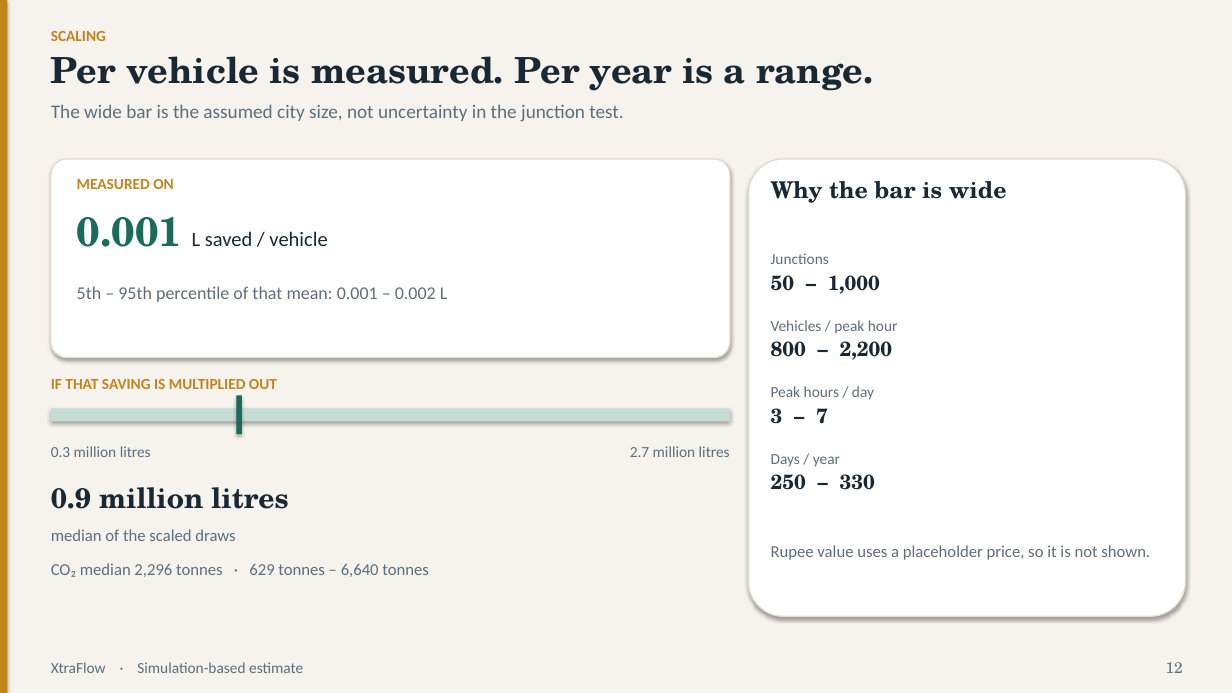
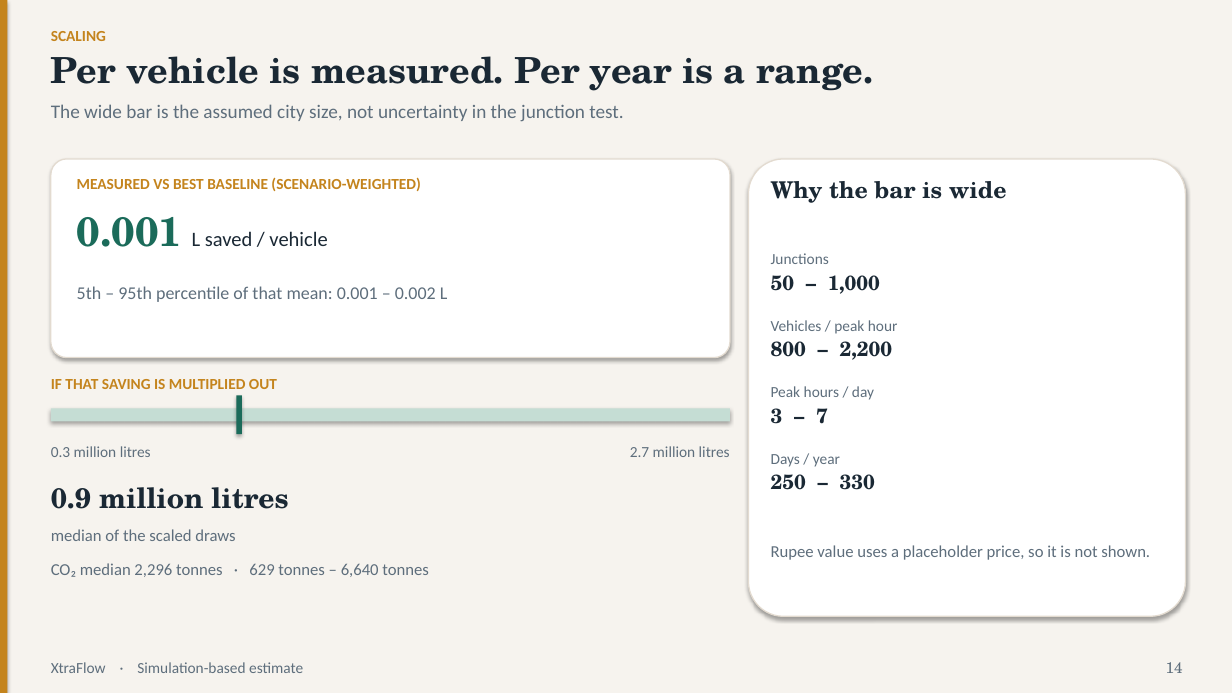
Before and after one commit to couder-04/XtraFlow, a slide deck: slide 14 of results/deck.pptx (slide 12 before the commit). Drawn at 1232x693 pixels with LibreOffice and Linux fonts; fonts in the diff are those of the drawing. Boxes give left, top, right and bottom in pixels: in the first picture for what was removed or moved away, otherwise in the second. Text is boxed around its words. In the diff, an @@ line names an element or a change of style, - is before the commit and + after.

Commit message:
Fix deck claims and regenerate the presentation from locked results.
Lead with vs-best-baseline headlines, report the published 5-seed TEST scope, and drop empty grid numbers.

```diff
--- a/results/deck.pptx
+++ b/results/deck.pptx
@@ text at <box>77,177,420,191</box>: text changed @@
-MEASURED ON
+MEASURED VS BEST BASELINE (SCENARIO-WEIGHTED)
@@ text at <box>1166,662,1183,673</box>: text changed @@
-12
+14
```
Also in this commit, not shown: 8 other slides changed, 3 slides added, 1 slide removed, 1 other file.
